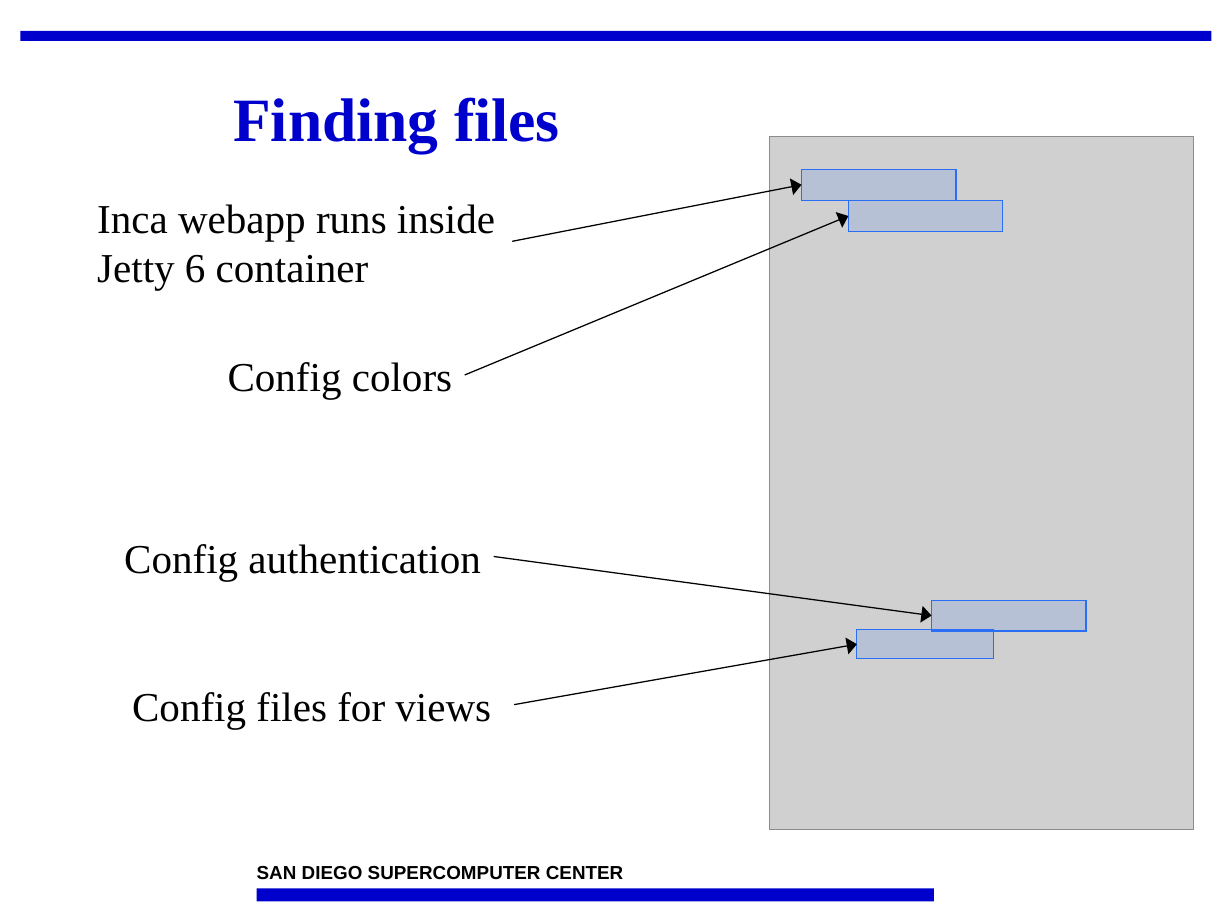
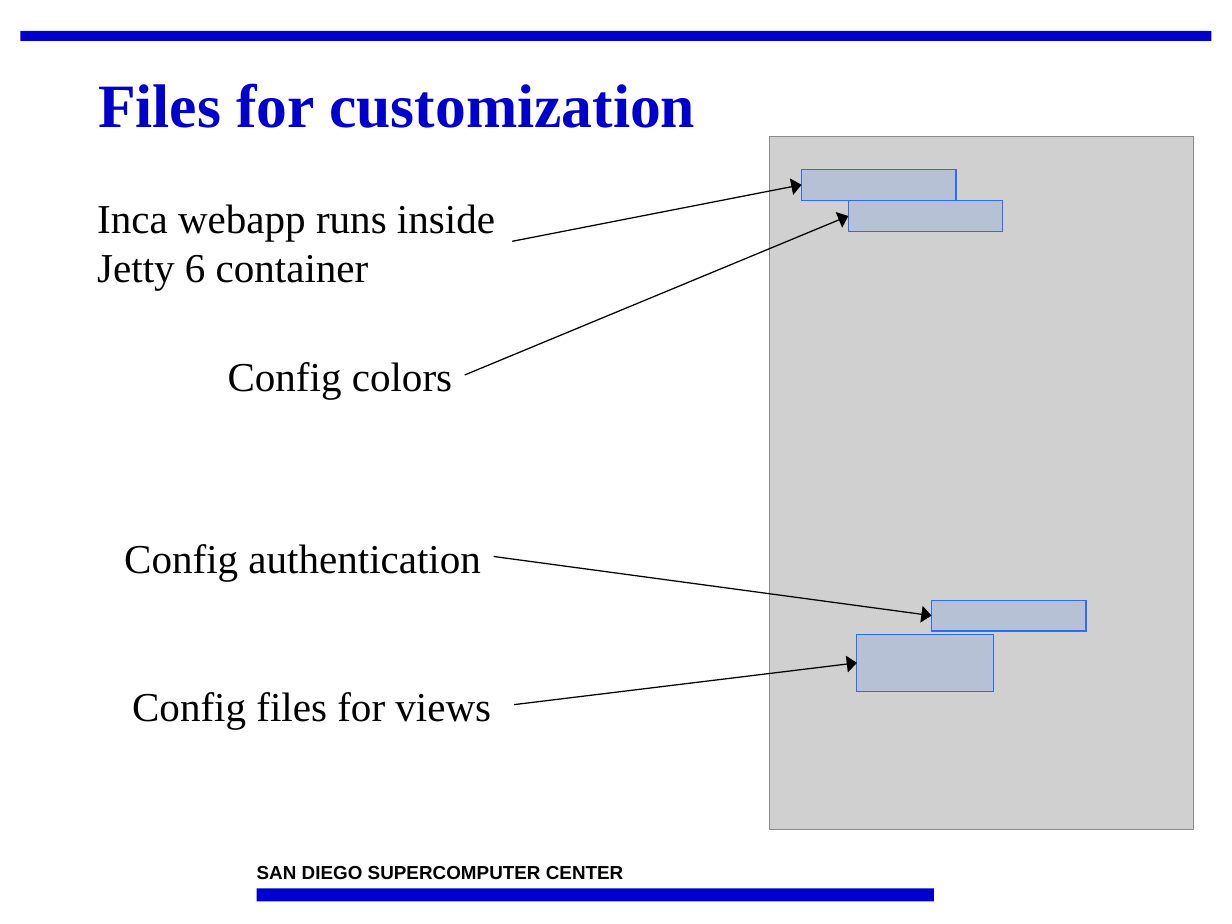
Before and after one commit to IncaProject/inca-xsede, a slide deck: slide 4 of talks/2008workshop/consumer.ppt (slide 40 before the commit). Drawn at 1232x924 pixels with LibreOffice and Linux fonts; fonts in the diff are those of the drawing; grey boxes stand for pictures; background and template pictures are left out. Boxes give left, top, right and bottom in pixels: in the first picture for what was removed or moved away, otherwise in the second. Text is boxed around its words. In the diff, an @@ line names an element or a change of style, - is before the commit and + after.

```diff
--- a/talks/2008workshop/consumer.ppt
+++ b/talks/2008workshop/consumer.ppt
@@ title at [98,83,695,128]: text changed @@
-Finding files
+Files for customization
@@ rectangle: place and size @@
-rectangle at [856,630,993,659]
+rectangle at [856,634,993,691]
@@ arrow moved from (514, 705) - (857, 644) to (514, 705) - (857, 663) @@
```
Also in this commit, not shown: 11 other slides changed, 1 slide removed.
